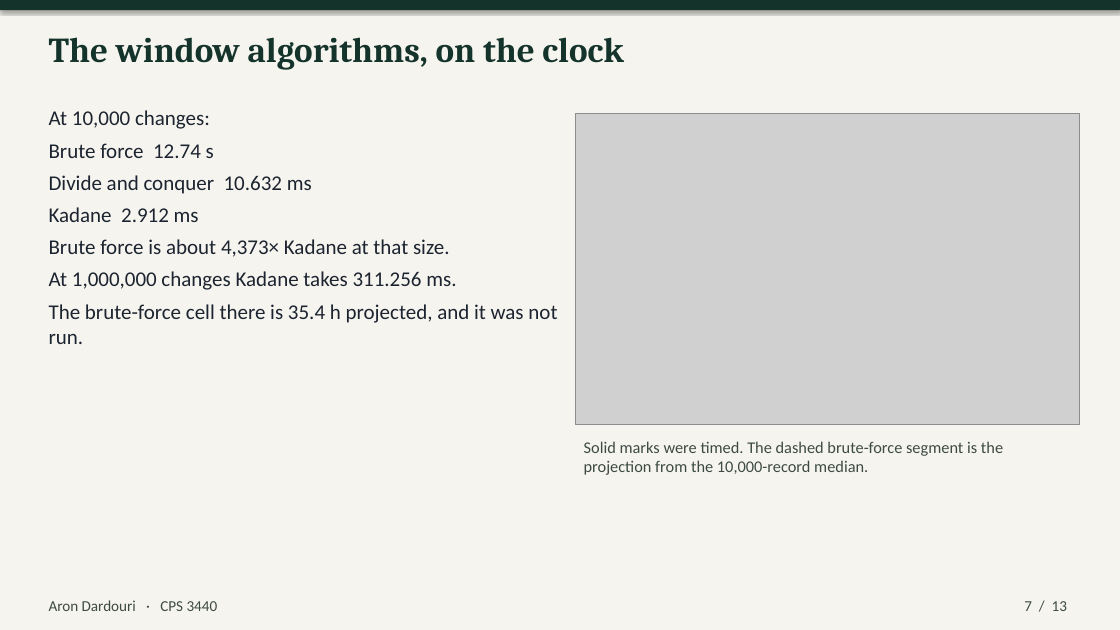
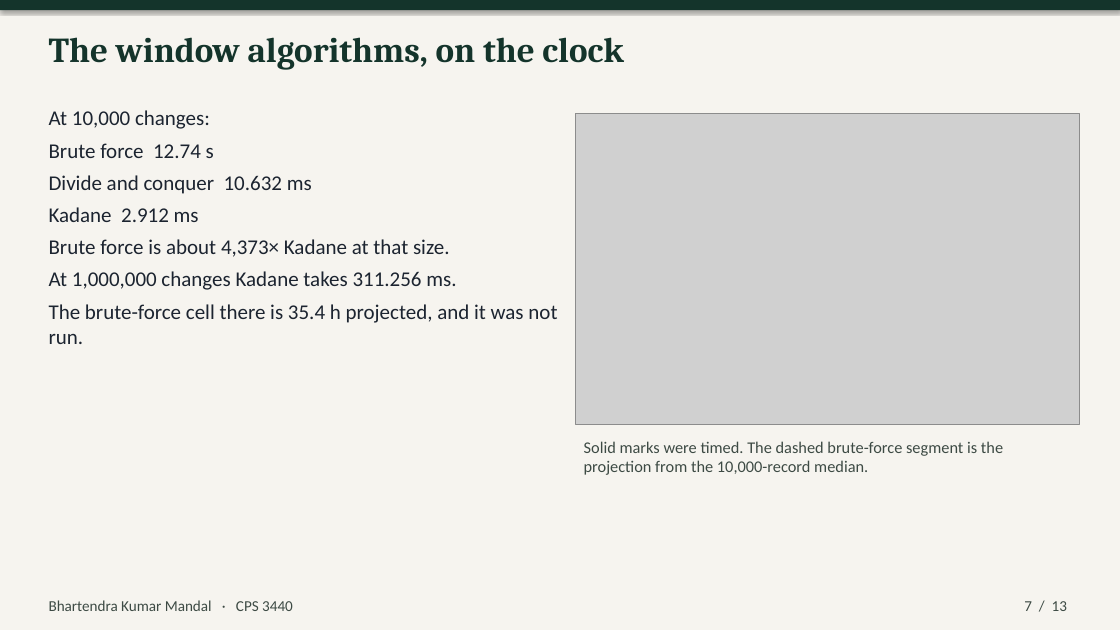
Before and after one commit to aashish000000/CPS3440-Stock-Algorithm-Analyzer, a slide deck: slide 7 of presentation/CPS3440-Stock-Algorithm-Analyzer.pptx. Drawn at 1120x630 pixels with LibreOffice and Linux fonts; fonts in the diff are those of the drawing; grey boxes stand for pictures. Boxes give left, top, right and bottom in pixels: in the first picture for what was removed or moved away, otherwise in the second. Text is boxed around its words. In the diff, an @@ line names an element or a change of style, - is before the commit and + after.

```diff
--- a/presentation/CPS3440-Stock-Algorithm-Analyzer.pptx
+++ b/presentation/CPS3440-Stock-Algorithm-Analyzer.pptx
@@ text at [49, 600, 293, 611]: text changed @@
-Aron Dardouri · CPS 3440
+Bhartendra Kumar Mandal · CPS 3440
```
Also in this commit, not shown: 5 other slides changed, 9 other files.
